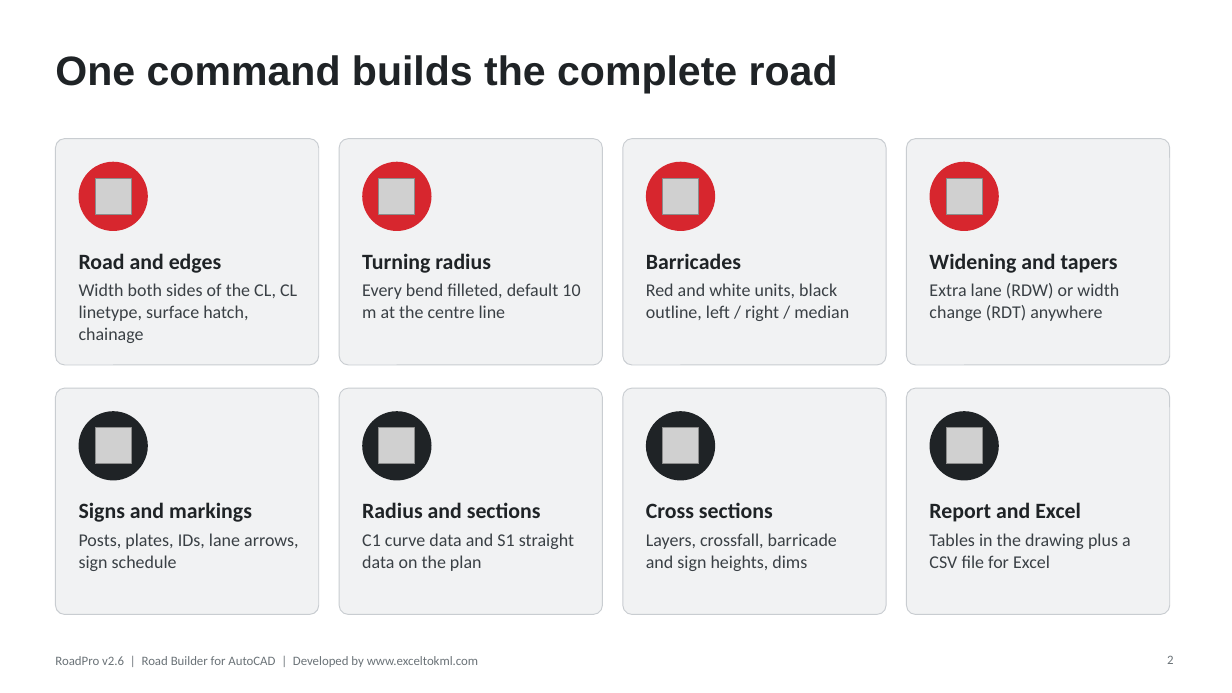
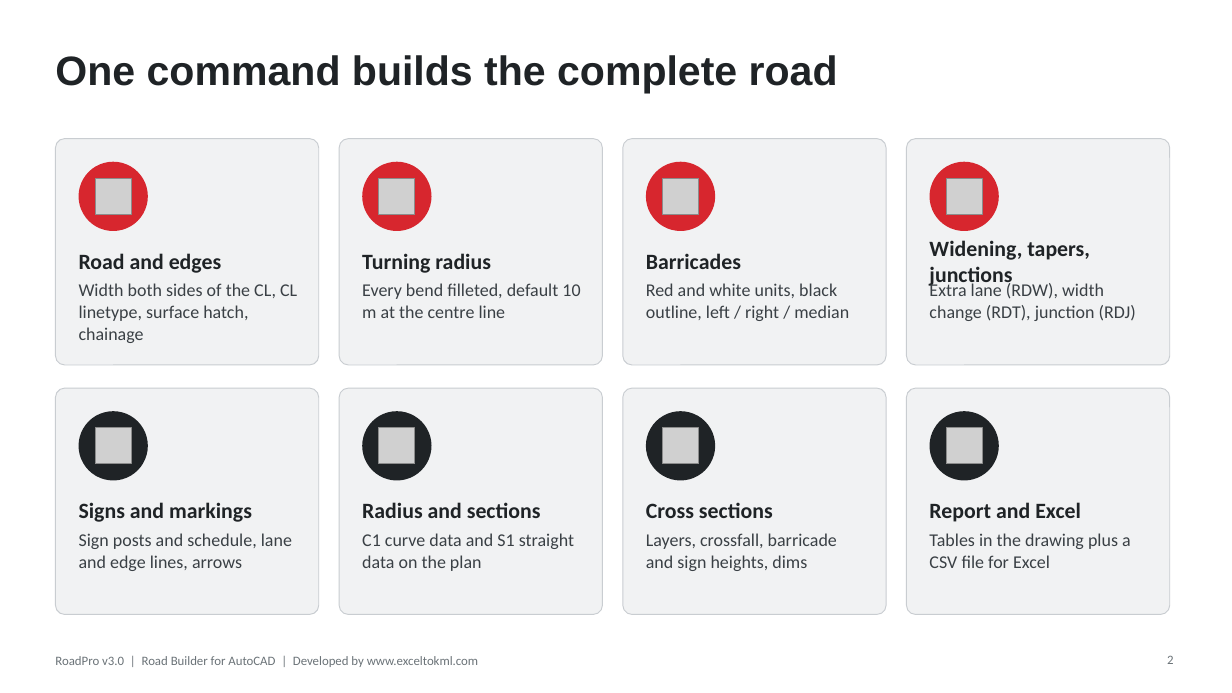
Before and after one commit to Asjad-Mehmood/KML-WEBSITE-, a slide deck: slide 2 of public/roadpro/RoadPro_User_Guide.pptx. Drawn at 1232x693 pixels with LibreOffice and Linux fonts; fonts in the diff are those of the drawing; grey boxes stand for pictures. Boxes give left, top, right and bottom in pixels: in the first picture for what was removed or moved away, otherwise in the second. Text is boxed around its words. In the diff, an @@ line names an element or a change of style, - is before the commit and + after.

```diff
--- a/public/roadpro/RoadPro_User_Guide.pptx
+++ b/public/roadpro/RoadPro_User_Guide.pptx
@@ text at bbox=[929, 240, 1090, 289]: text changed @@
-Widening and tapers
+Widening, tapers, junctions
@@ text at bbox=[929, 282, 1136, 321]: text changed @@
-Extra lane (RDW) or width change (RDT) anywhere
+Extra lane (RDW), width change (RDT), junction (RDJ)
@@ text at bbox=[79, 533, 292, 571]: text changed @@
-Posts, plates, IDs, lane arrows, sign schedule
+Sign posts and schedule, lane and edge lines, arrows
@@ text at bbox=[55, 656, 478, 667]: text changed @@
-RoadPro v2.6 | Road Builder for AutoCAD | Developed by www.exceltokml.com
+RoadPro v3.0 | Road Builder for AutoCAD | Developed by www.exceltokml.com
```
Also in this commit, not shown: 15 other slides changed, 3 slides added, 21 other files.
